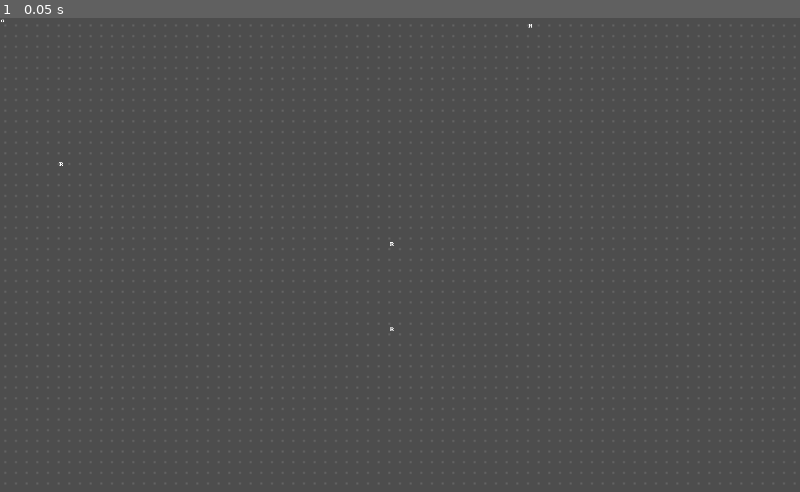
Above: before the commit, frame 1.
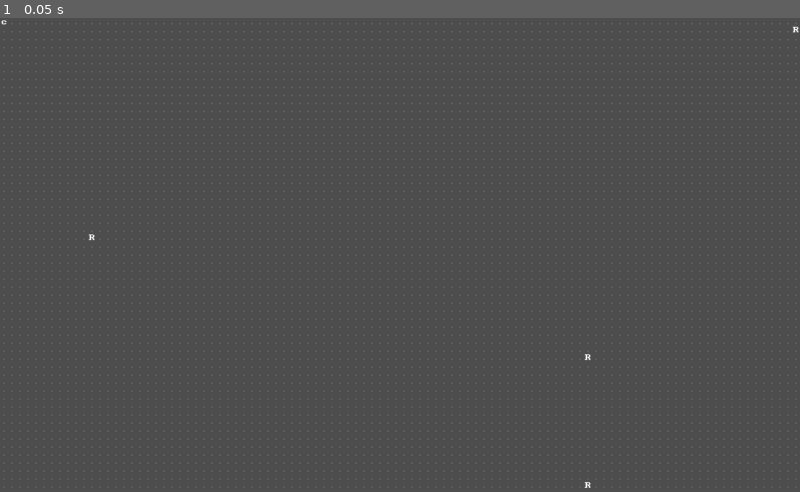
Above: after the commit, the same moment.

Repository: rainbowd-ash/roguelike_simulation
Game: Godot game, scene res://universe.tscn
Same seed, same stepped clock (60 frames per second), same inputs: the game is played once before the commit and once after it.
Inputs:
- Up to frame 1 (0.05 s): no input

The runs differ from the first frame. In frame 1, less than 0.1% of the frame differs, in the area x 0-100%, y 0-100%.

Commit message:
convert the machines tilemap to sprites

Diff:
--- a/display.gd
+++ b/display.gd
@@ -16,6 +16,8 @@
 	draw_entities()
 
 func draw_terrain():
+	for child in $TerrainTiles.get_children():
+		child.free()
 	var terrain = %World.terrain
 	for y in terrain.size():
 		for x in terrain[y].size():
@@ -28,19 +30,19 @@
 				y * tile_size + tile_size/2)
 			new_tile.region_rect = Rect2(sprite_id.x * tile_size, sprite_id.y * tile_size, tile_size, tile_size)
 
-	#%TerrainTileMap.clear()
-	#var terrain = %World.terrain
-	#for y in terrain.size():
-		#for x in terrain[y].size():
-			#var sprite_id = terrain[y][x]
-			#%TerrainTileMap.set_cell(Vector2(x, y),0,terrain[y][x].sprite_id)
-
 func draw_recharge_machines():
-	%MachinesTileMap.clear()
-	var tile = %RechargeMachines.tile
+	for child in $MachinesTiles.get_children():
+		child.free()
+	var sprite_id = %RechargeMachines.sprite_location
 	for machine in %RechargeMachines.array_of_machines:
-		var loc = Vector2(machine.x,machine.y)
-		%MachinesTileMap.set_cell(Vector2(loc),0,tile)
+		var new_tile = tile_sprite.duplicate()
+		$MachinesTiles.add_child(new_tile)
+		new_tile.show()
+		var machine_position = Vector2(machine)
+		new_tile.position = Vector2(
+			machine_position.x * tile_size + tile_size/2,
+			machine_position.y * tile_size + tile_size/2)
+		new_tile.region_rect = Rect2(sprite_id.x * tile_size, sprite_id.y * tile_size, tile_size, tile_size)
 
 func draw_entities():
 	%EntitiesTileMap.clear()
@@ -48,18 +50,6 @@
 	for entity in entities:
 		%EntitiesTileMap.set_cell(entity.world_position, 0, Vector2(3,6))
 
-func on_terrain_changed(data):
-	var tile = null
-	var value = null
-	if data.has("position"):
-		tile = data.position
-	if data.has("value"):
-		value = data.value
-	if not tile or not value:
-		print("malformed terrain change call")
-		return
-	#$TerrainTileMap.set_cell(tile, 0, )
-
 # this could get moved to the entities tilemaplayer later
 func on_entity_changed_position(data):
 	if data.has("prev_position"):
--- a/recharge_machines.gd
+++ b/recharge_machines.gd
@@ -1,8 +1,8 @@
 extends Node
 
-var tile : Vector2 = Vector2(2,5)
+var sprite_location : Vector2 = Vector2(2,5)
 
-var array_of_machines : Array[Vector2i]
+var array_of_machines : Array[Vector2]
 
 ## Takes a 2d boolean array of valid spaces
 ## Returns a list of vector2s with the locations
@@ -10,10 +10,10 @@
 	# make a list of all the available spaces by coordinate, pick amount of them
 		# probably a silly and inneficient way to do this but it doesn't matter since it happens during startup
 			# hide it with an animation (^_-)-☆
-	var list_of_spaces:Array[Vector2i]
+	var list_of_spaces:Array[Vector2]
 	for y in range(valid_spaces.size()):
 		for x in range(valid_spaces[y].size()):
-			list_of_spaces.append(Vector2i(x,y))
+			list_of_spaces.append(Vector2(x,y))
 	list_of_spaces.shuffle()
 	array_of_machines = list_of_spaces.slice(0,amount)
 	if amount > list_of_spaces.size():
--- a/universe.tscn
+++ b/universe.tscn
@@ -59,6 +59,7 @@
 
 [node name="Display" type="Node2D" parent="." unique_id=1970916088]
 unique_name_in_owner = true
+scale = Vector2(1.5, 1.5)
 script = ExtResource("3_ol24e")
 
 [node name="Tile" type="Sprite2D" parent="Display" unique_id=759685757]
@@ -69,15 +70,12 @@
 
 [node name="TerrainTiles" type="Node2D" parent="Display" unique_id=58291705]
 modulate = Color(0.38928655, 0.38928664, 0.38928658, 1)
-scale = Vector2(2, 2)
 
-[node name="TerrainTileMap" type="TileMapLayer" parent="Display" unique_id=1310653025]
-unique_name_in_owner = true
-modulate = Color(0.44291073, 0.4429108, 0.4429106, 1)
-tile_set = ExtResource("5_e2blk")
+[node name="MachinesTiles" type="Node2D" parent="Display" unique_id=640530958]
 
 [node name="MachinesTileMap" type="TileMapLayer" parent="Display" unique_id=76756465]
 unique_name_in_owner = true
+visible = false
 tile_set = ExtResource("5_e2blk")
 y_sort_origin = 5
 
--- a/world.gd
+++ b/world.gd
@@ -1,7 +1,5 @@
 class_name World
 extends Node
-
-signal terrain_changed
 
 var width : int = 100
 var height : int = 60
